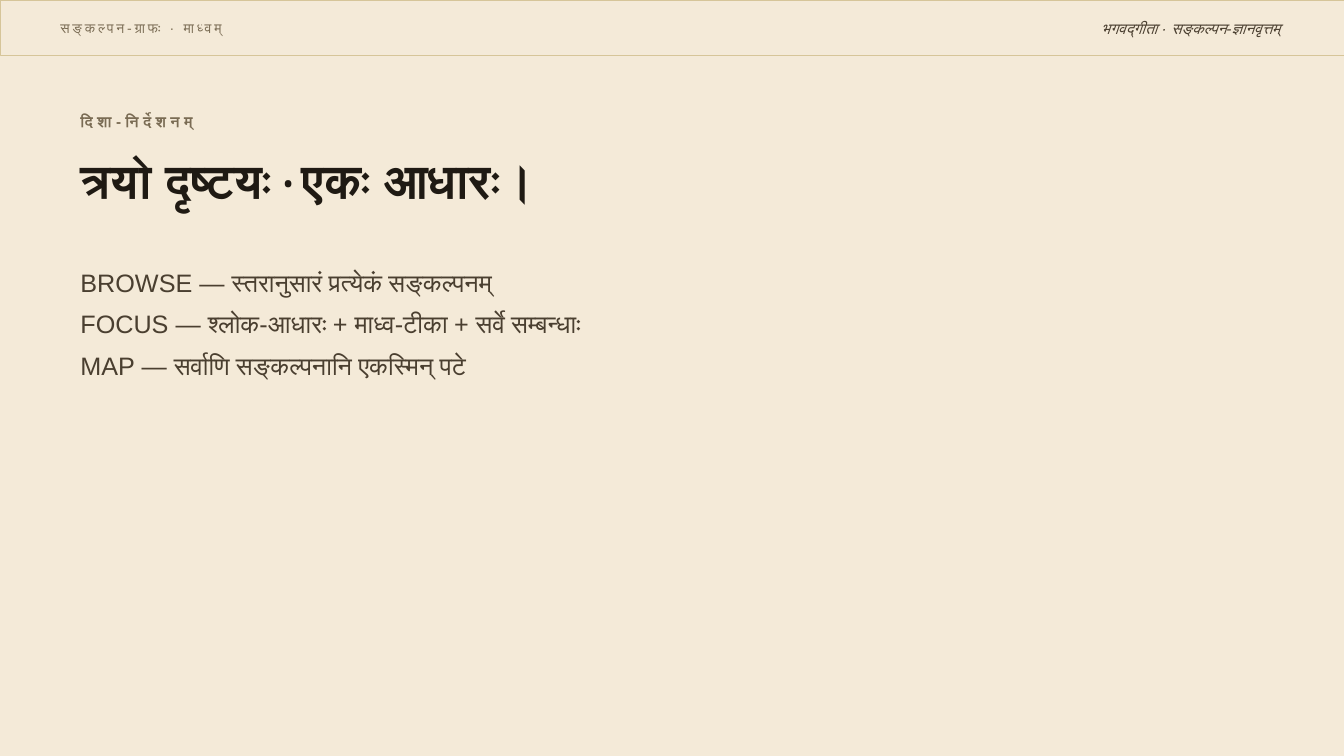
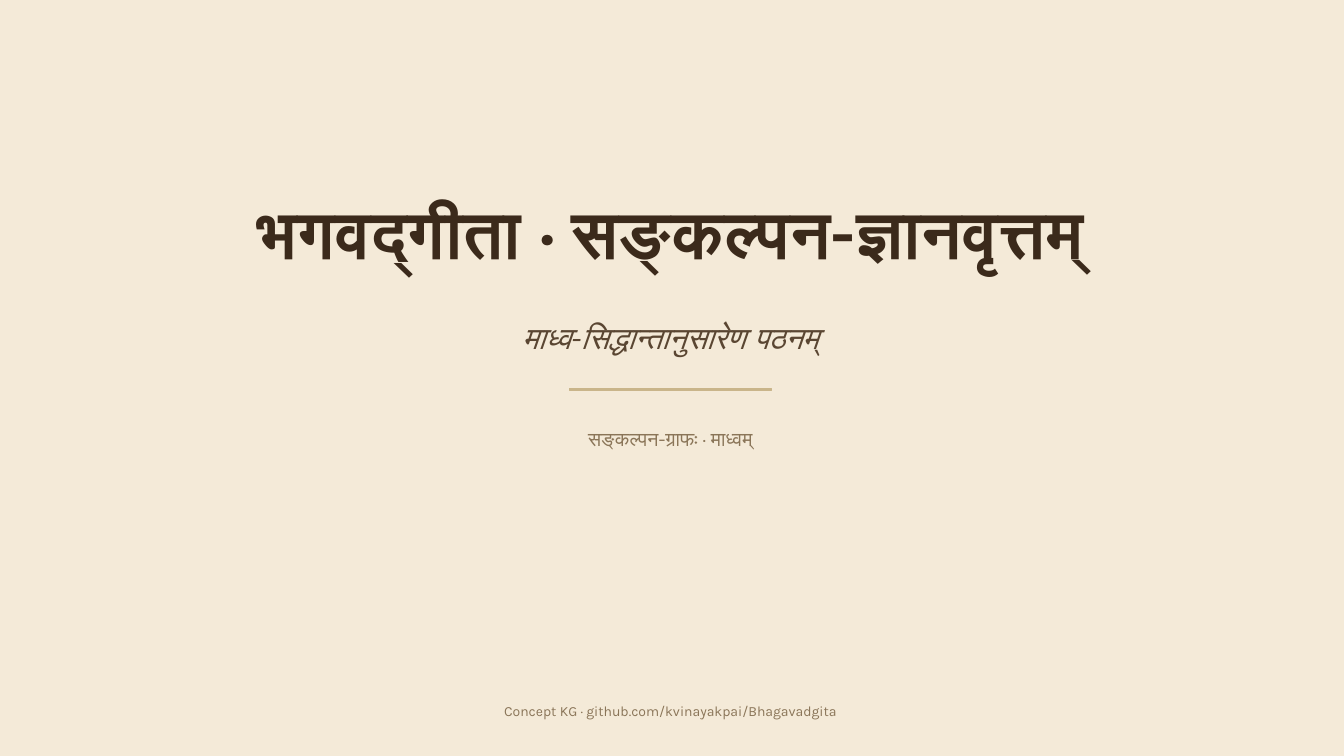
Before and after one commit to kvinayakpai/Bhagavadgita, a slide deck: slide 1 of decks/Bhagavadgita_Concept_KG_dev.pptx (slide 5 before the commit). Drawn at 1344x756 pixels with LibreOffice and Linux fonts; fonts in the diff are those of the drawing. Boxes give left, top, right and bottom in pixels: in the first picture for what was removed or moved away, otherwise in the second. Text is boxed around its words. In the diff, an @@ line names an element or a change of style, - is before the commit and + after.

```diff
--- a/decks/Bhagavadgita_Concept_KG_dev.pptx
+++ b/decks/Bhagavadgita_Concept_KG_dev.pptx
@@ rectangle removed at <box>0,0,1344,55</box> @@
@@ text removed at <box>80,114,150,128</box> @@
-दिशा-निर्देशनम्
@@ text "भगवद्गीता · सङ्कल्पन-ज्ञानवृत्तम्": place and size @@
-text "भगवद्गीता · सङ्कल्पन-ज्ञानवृत्तम्" at <box>1101,22,1281,37</box>
+text "भगवद्गीता · सङ्कल्पन-ज्ञानवृत्तम्" at <box>257,206,1084,277</box>
@@ text "भगवद्गीता · सङ्कल्पन-ज्ञानवृत्तम्" at <box>257,206,1084,277</box>: size 11 to 48 pt, font Arial to Karla, text colour #4A3F30 to #3B2A1B, bold on, italic off; alignment right to centre @@
@@ text removed at <box>80,161,532,212</box> @@
-त्रयो दृष्टयः · एकः आधारः।
@@ text removed at <box>80,273,580,379</box> @@
-BROWSE — स्तरानुसारं प्रत्येकं सङ्कल्पनम्
-FOCUS — श्लोक-आधारः + माध्व-टीका + सर्वे सम्बन्धाः
-MAP — सर्वाणि सङ्कल्पनानि एकस्मिन् पटे
@@ text added at <box>522,324,820,357</box>, 22 pt, text #5A4632, italic @@
+माध्व-सिद्धान्तानुसारेण पठनम्
@@ rectangle added at <box>570,388,771,390</box>, fill #C9B58A, outline #C9B58A 0.5 pt @@
@@ text "सङ्कल्पन-ग्राफः · माध्वम्": place and size @@
-text "सङ्कल्पन-ग्राफः · माध्वम्" at <box>135,24,202,33</box>
+text "सङ्कल्पन-ग्राफः · माध्वम्" at <box>588,434,753,449</box>
@@ text "सङ्कल्पन-ग्राफः · माध्वम्" at <box>588,434,753,449</box>: size 10 to 14 pt, font Arial to Karla, text colour #7A6C54 to #8A7558, letter spacing 2 to 0 pt; alignment left to centre @@
@@ text added at <box>504,706,836,720</box>, 10 pt, text #8A7558 @@
+Concept KG · github.com/kvinayakpai/Bhagavadgita
```
Also in this commit, not shown: 4 other slides changed, 21 slides added, 11 slides removed, 17 other files.
